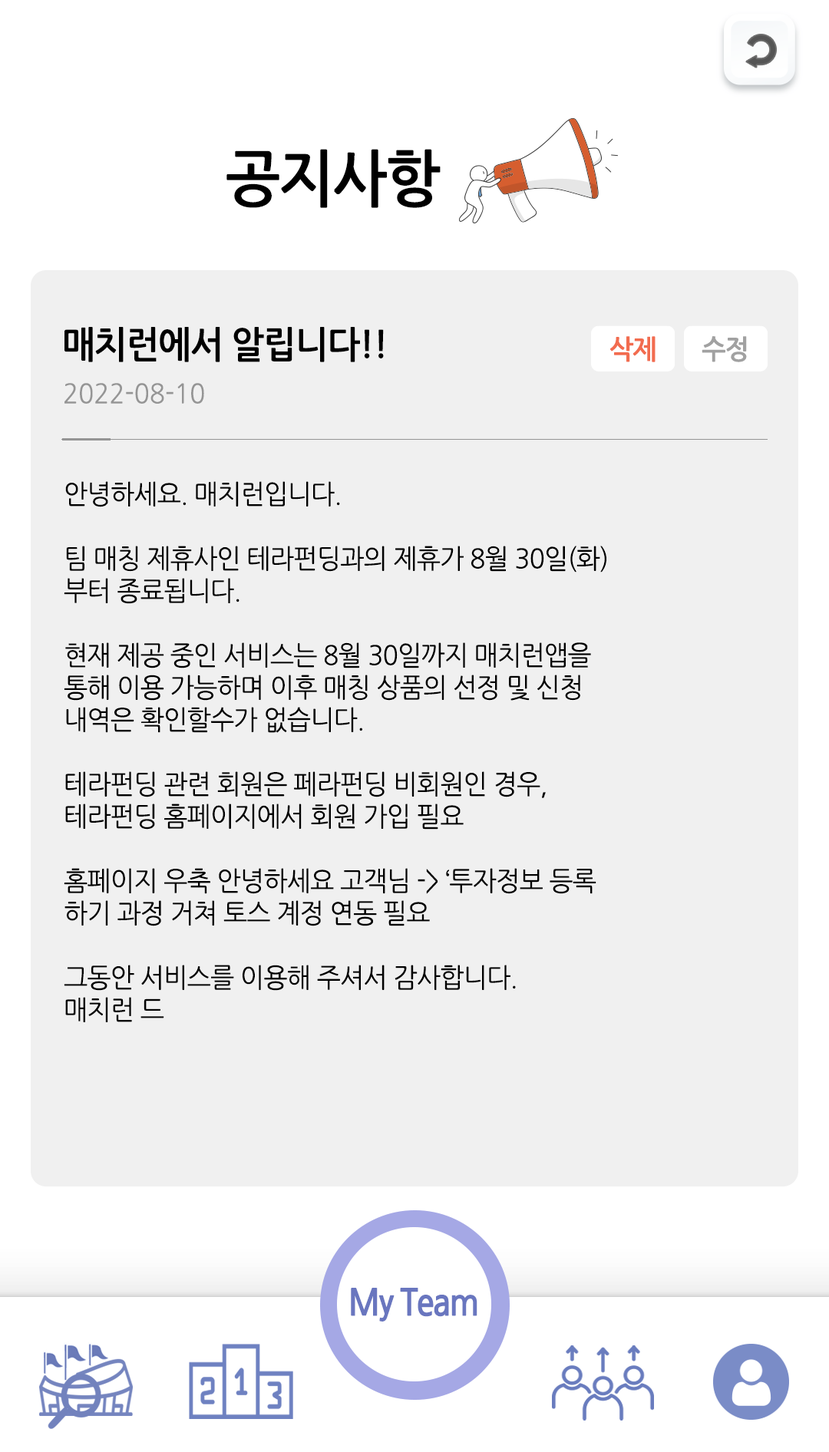
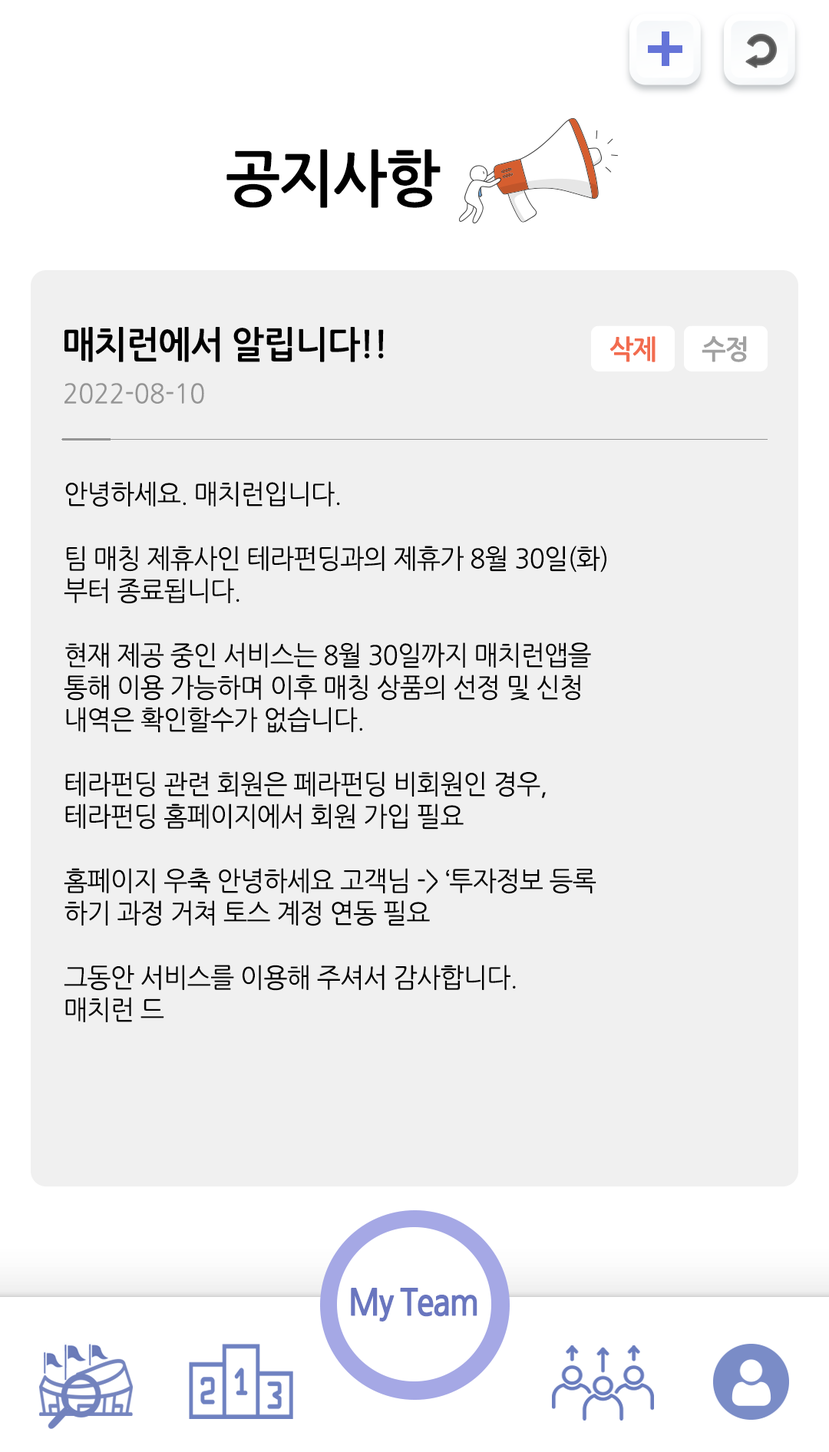
Two versions of the same layered image (829x1452). Layer-by-layer changes:
added group "생성버튼" with 2 layers above "뒤로가기" over [623, 13, 707, 96]
added layer "Layer 5 copy" in group "생성버튼" over [647, 31, 683, 66]
added layer "Vector Smart Object" (2nd of 4, in "생성버튼") (60%) in group "생성버튼" over [623, 13, 707, 96]
